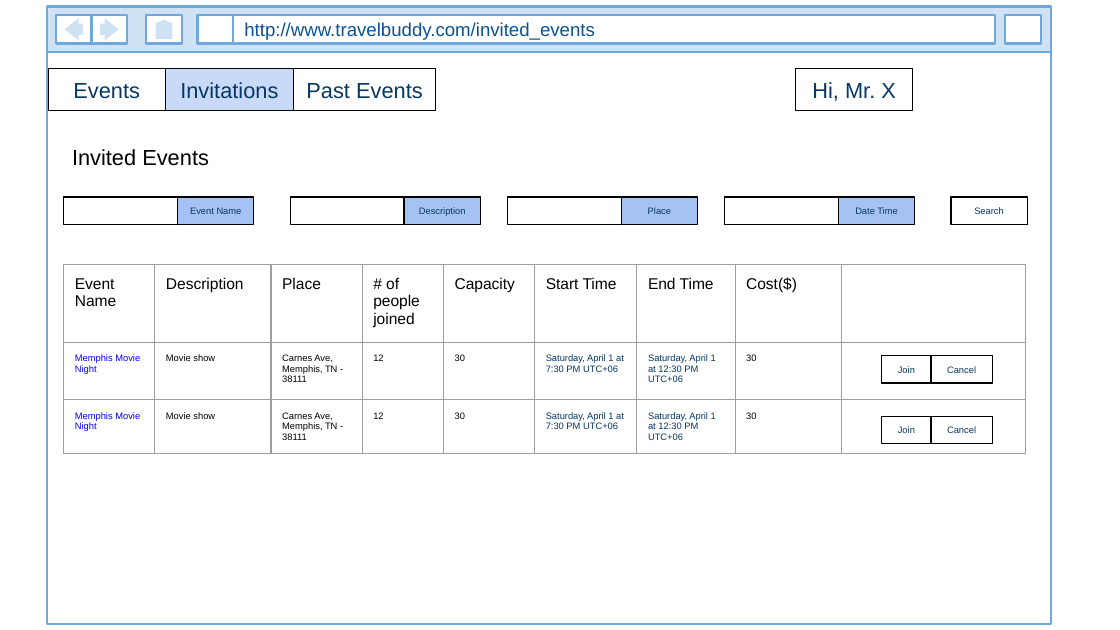
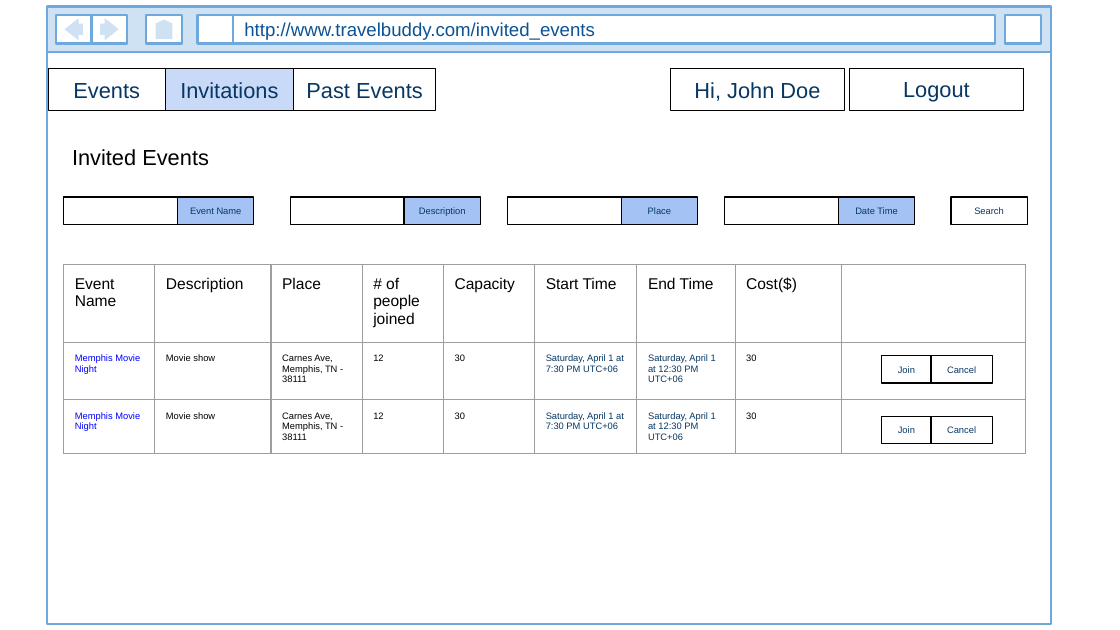
Before and after one commit to kauser-cse-buet/TravelWithBuddy, a slide deck: slide 5 of misc/user_interface_designs.pptx. Drawn at 1120x630 pixels with LibreOffice and Linux fonts; fonts in the diff are those of the drawing. Boxes give left, top, right and bottom in pixels: in the first picture for what was removed or moved away, otherwise in the second. Text is boxed around its words. In the diff, an @@ line names an element or a change of style, - is before the commit and + after.

```diff
--- a/misc/user_interface_designs.pptx
+++ b/misc/user_interface_designs.pptx
@@ rectangle added at [671, 68, 846, 111], outline #000000 0.75 pt, 14 pt, text #073763 @@
+Hi, John Doe
@@ rectangle removed at [796, 68, 913, 111] @@
-Hi, Mr. X
@@ rectangle added at [849, 68, 1024, 111], outline #000000 0.75 pt, 14 pt, text #073763 @@
+Logout
```
Also in this commit, not shown: 7 other slides changed, 1 slide added, 1 slide removed, 2 other files.
